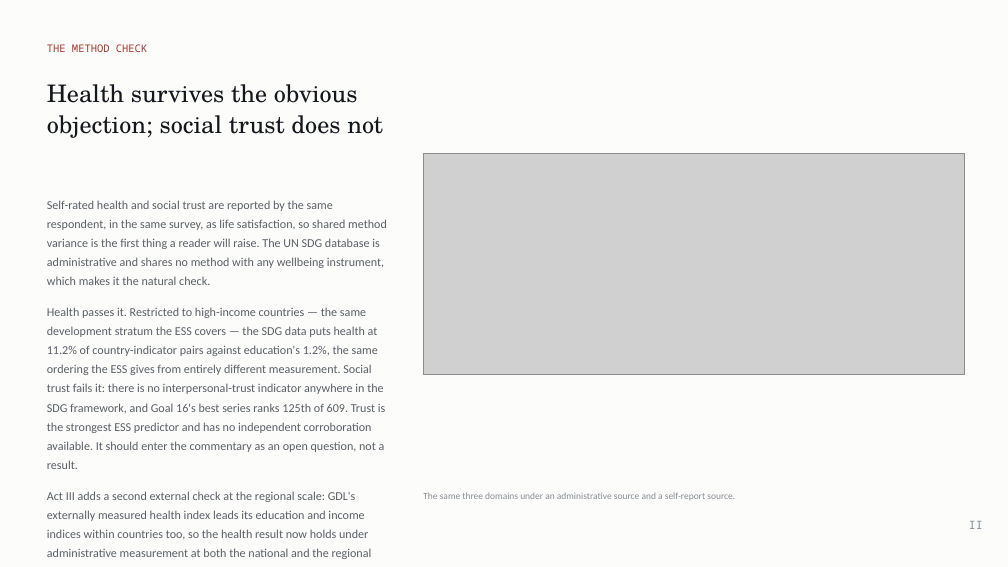
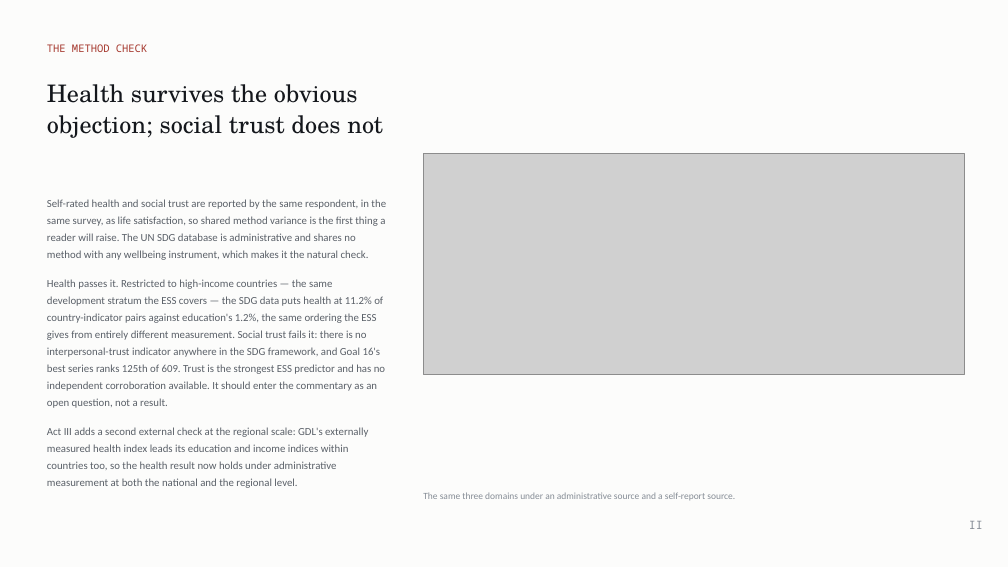
Before and after one commit to cwejnert/HDI-Happiness, a slide deck: slide 14 of deck/Measured_Where_It_Varies.pptx. Drawn at 1008x567 pixels with LibreOffice and Linux fonts; fonts in the diff are those of the drawing; grey boxes stand for pictures. Boxes give left, top, right and bottom in pixels: in the first picture for what was removed or moved away, otherwise in the second. Text is boxed around its words. In the diff, an @@ line names an element or a change of style, - is before the commit and + after.

```diff
--- a/deck/Measured_Where_It_Varies.pptx
+++ b/deck/Measured_Where_It_Varies.pptx
@@ text "Self-rated health and social trust ..." at [47, 199, 386, 488]: size 11.5 to 10.2 pt @@
```
Also in this commit, not shown: 6 other slides changed, 2 slides added, 10 other files.
